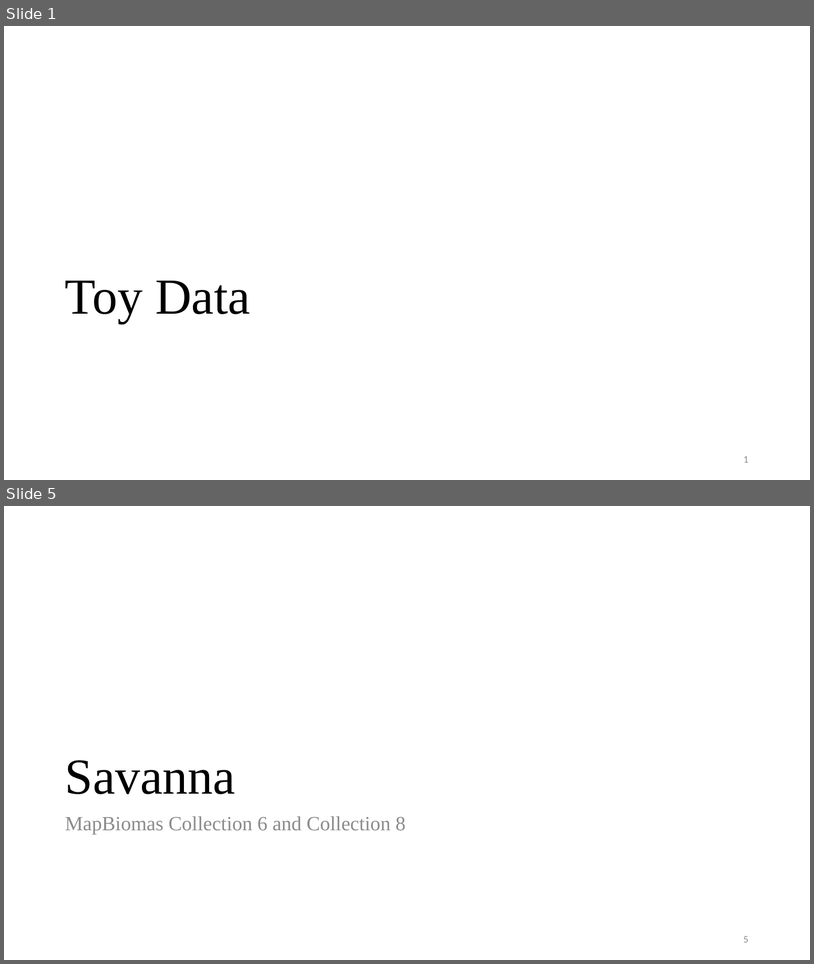
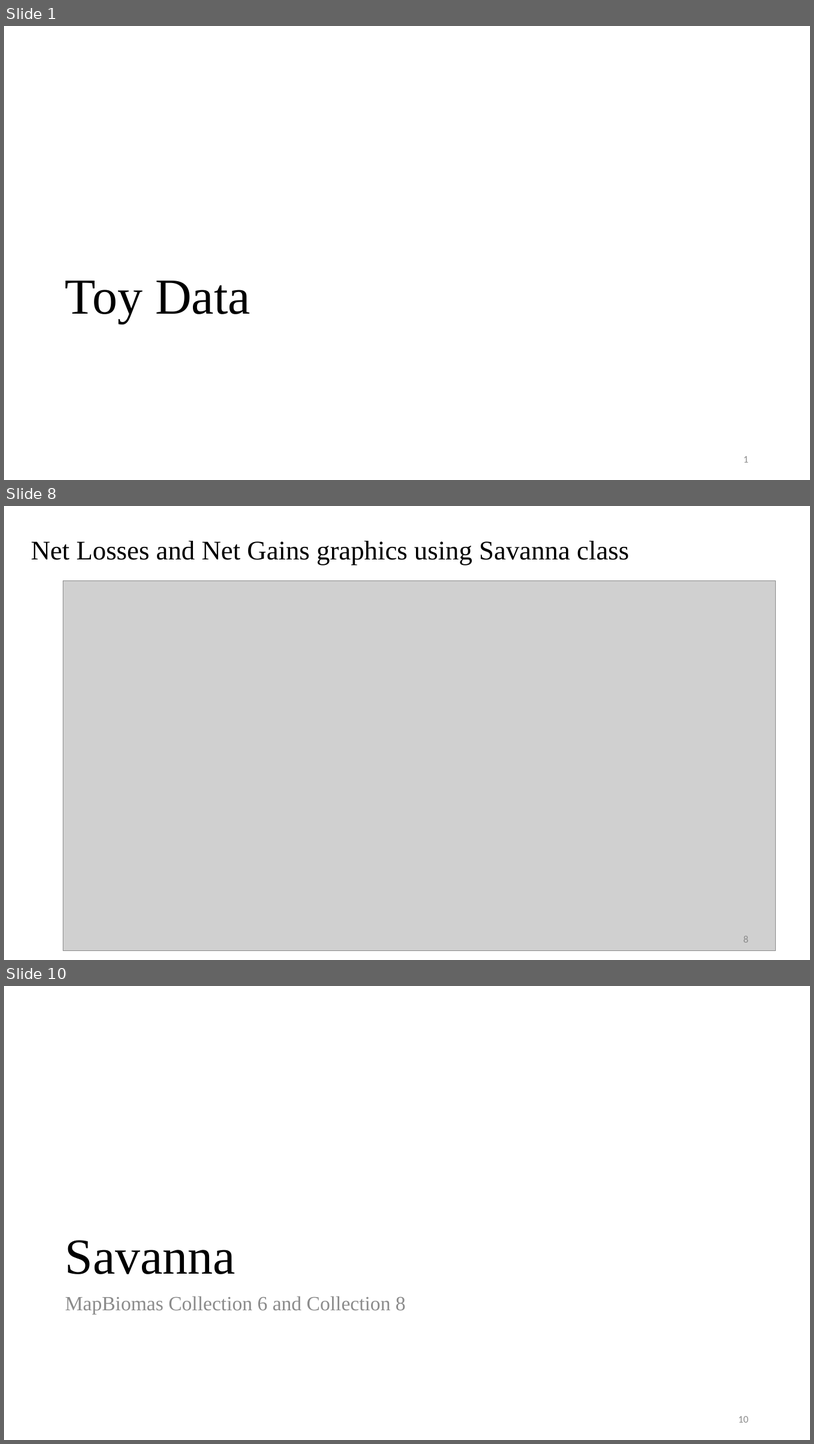
Before and after one commit to antoniovfonseca/compare-time-series, a slide deck: validation_results.pptx. Shown one above the other, each under a label of ours: slides 1 and 5 before the commit, slides 1, 8 and 10 after it; the slides between them are not shown. The pictures are 814x964 and 814x1444 pixels, drawn with LibreOffice and Linux fonts; fonts in the diff are those of the drawing; grey boxes stand for pictures. Boxes give left, top, right and bottom in pixels: in the first picture for what was removed or moved away, otherwise in the second. Text is boxed around its words. In the diff, an @@ line names an element or a change of style, - is before the commit and + after.

```diff
--- a/validation_results.pptx
+++ b/validation_results.pptx
@@ slide 8 added at (x1=4, y1=506, x2=810, y2=960), background #FFFFFF @@
@@ text added at (x1=31, y1=541, x2=629, y2=565), 32 pt, text #000000 @@
+Net Losses and Net Gains graphics using Savanna class
@@ picture added at (x1=63, y1=581, x2=777, y2=951) @@
@@ page number added at (x1=744, y1=936, x2=749, y2=942), 12 pt, text #8C8C8C @@
+8
@@ what was slide 5 is now slide 10 @@
@@ page number at (x1=738, y1=1416, x2=749, y2=1422): text changed @@
-5
+10
```
Also in this commit, not shown: 9 slides changed, 11 other slides added, 3 slides removed, 47 other files.
